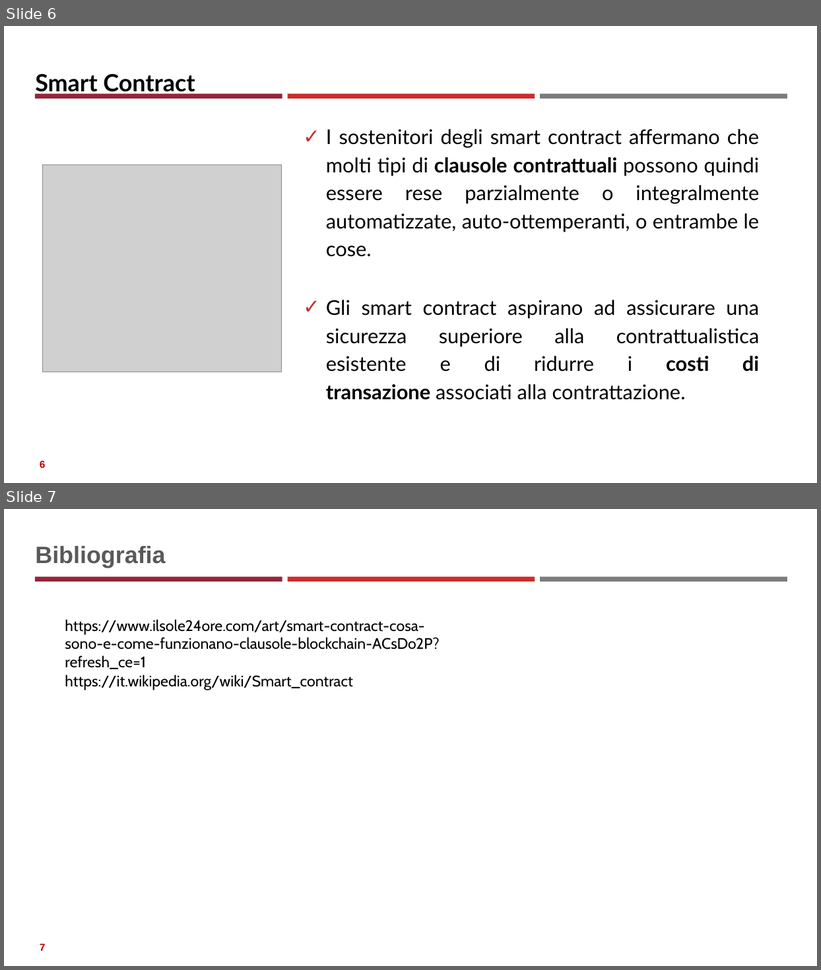
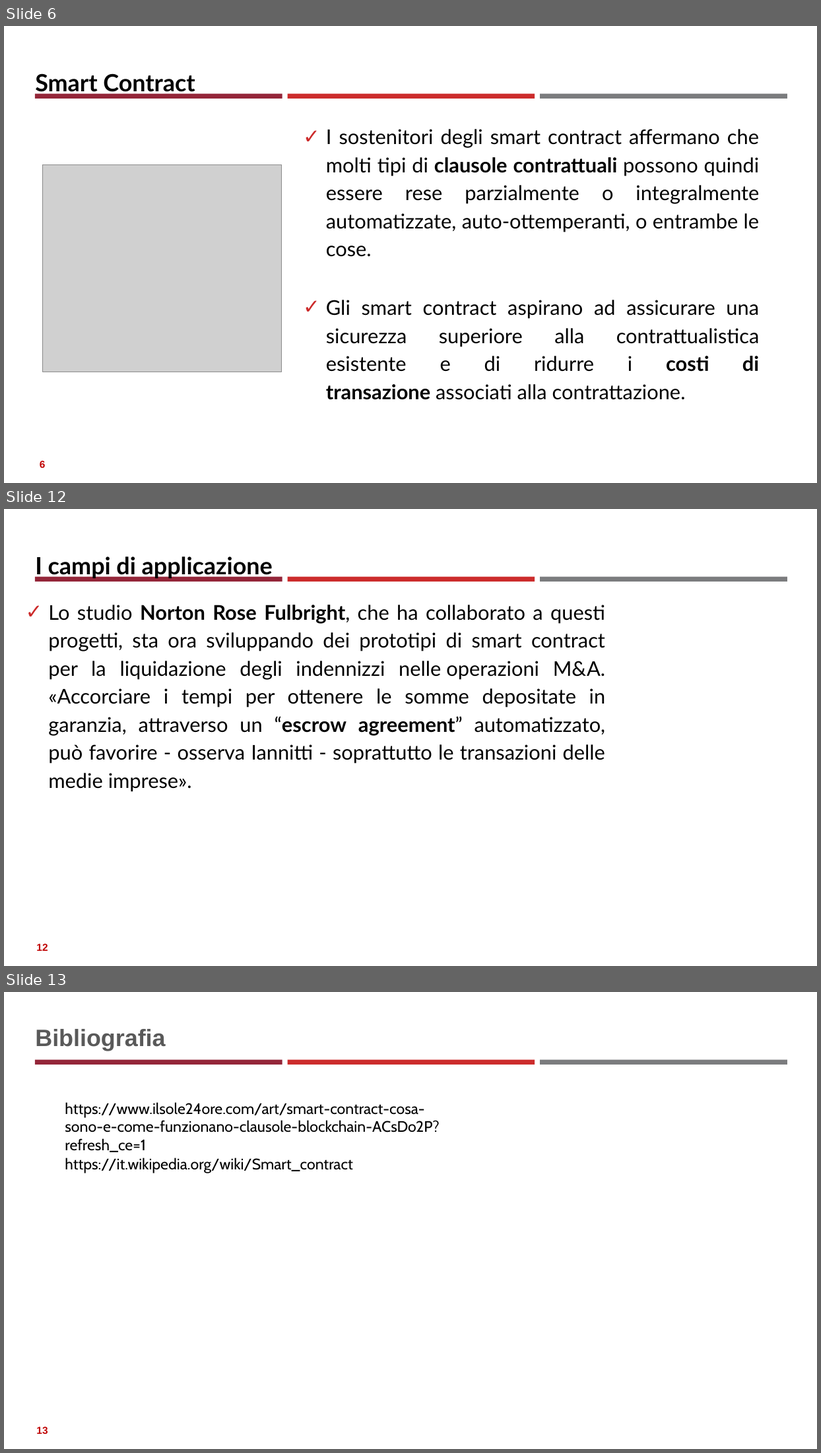
Before and after one commit to neural1977/data_science_interview_material, a slide deck: Assicurazioni/Smart Contract_ita.pptx. Shown one above the other, each under a label of ours: slides 6 and 7 before the commit, slides 6, 12 and 13 after it; the slides between them are not shown. The pictures are 821x970 and 821x1453 pixels, drawn with LibreOffice and Linux fonts; fonts in the diff are those of the drawing; grey boxes stand for pictures. Boxes give left, top, right and bottom in pixels: in the first picture for what was removed or moved away, otherwise in the second. Text is boxed around its words. In the diff, an @@ line names an element or a change of style, - is before the commit and + after.

```diff
--- a/Assicurazioni/Smart Contract_ita.pptx
+++ b/Assicurazioni/Smart Contract_ita.pptx
@@ slide 12 added at box(4, 509, 817, 966), background #FFFFFF; not listed: 3 template elements that a slide beside it also shows @@
@@ title added at box(35, 557, 273, 579), 28 pt, text #000000, bold @@
+I campi di applicazione
@@ text added at box(48, 605, 606, 792), 24 pt, text #000000 @@
+✓ Lo studio Norton Rose Fulbright, che ha collaborato a questi progetti, sta ora sviluppando dei prototipi di smart contract per la liquidazione degli indennizzi nelle operazioni M&A. «Accorciare i tempi per ottenere le somme depositate in garanzia, attraverso un “escrow agreement” automatizzato, può favorire - osserva Iannitti - soprattutto le transazioni delle medie imprese».
@@ page number added at box(36, 944, 48, 951), 12 pt, text #C00000, bold @@
+12
@@ what was slide 7 is now slide 13 @@
@@ page number at box(36, 1427, 48, 1434): text changed @@
-7
+13
```
Also in this commit, not shown: 5 other slides added, 1 other file.
